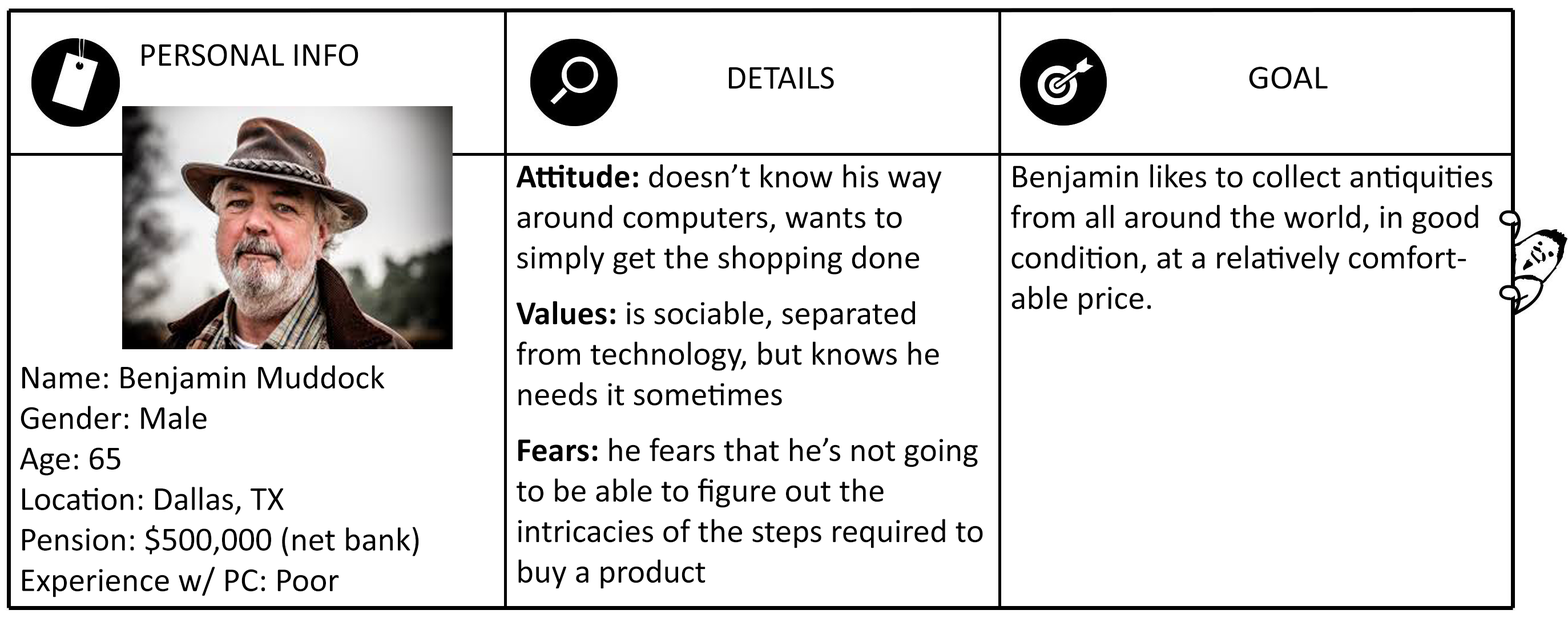
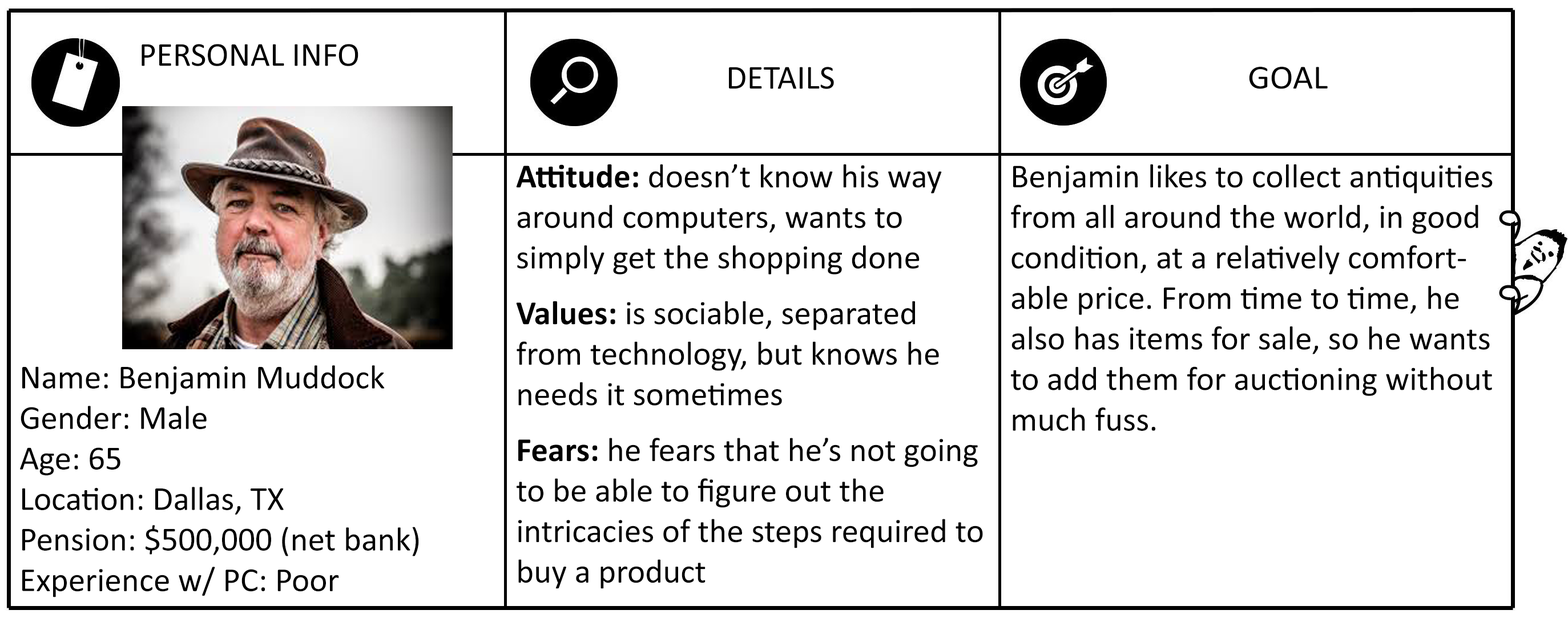
Revision of a layered w=1568, h=622 image; what changed, layer by layer:
painted on "Layer6" over [1010, 285, 1493, 431]
